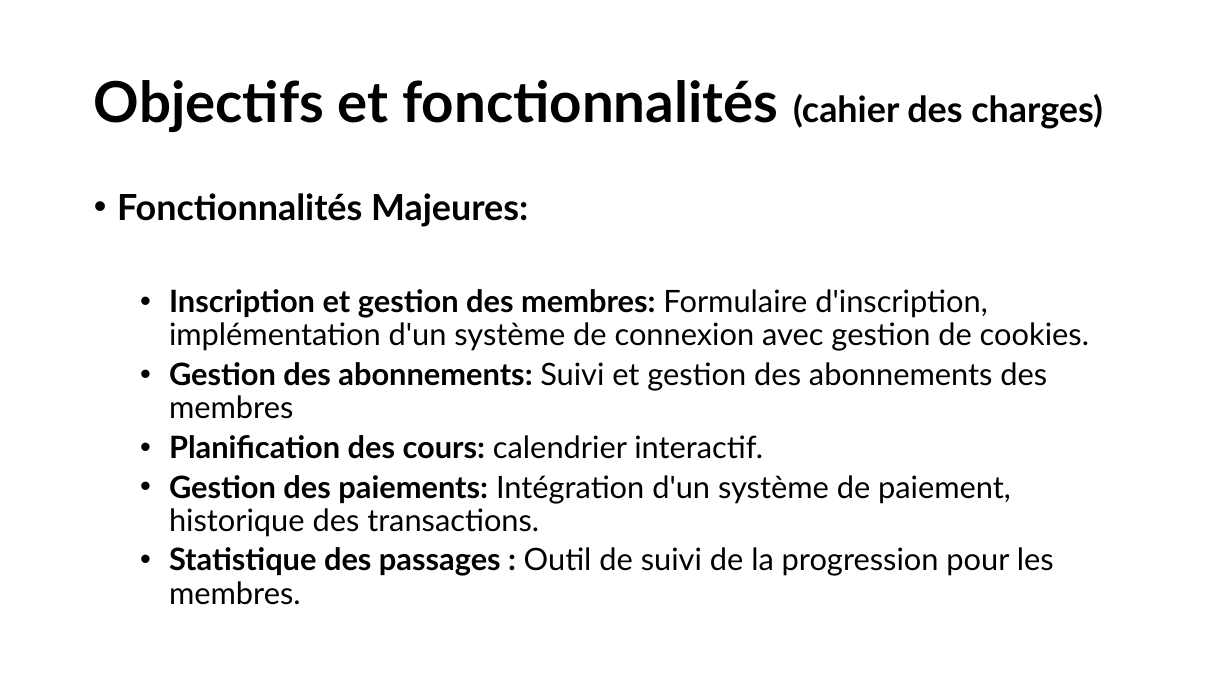
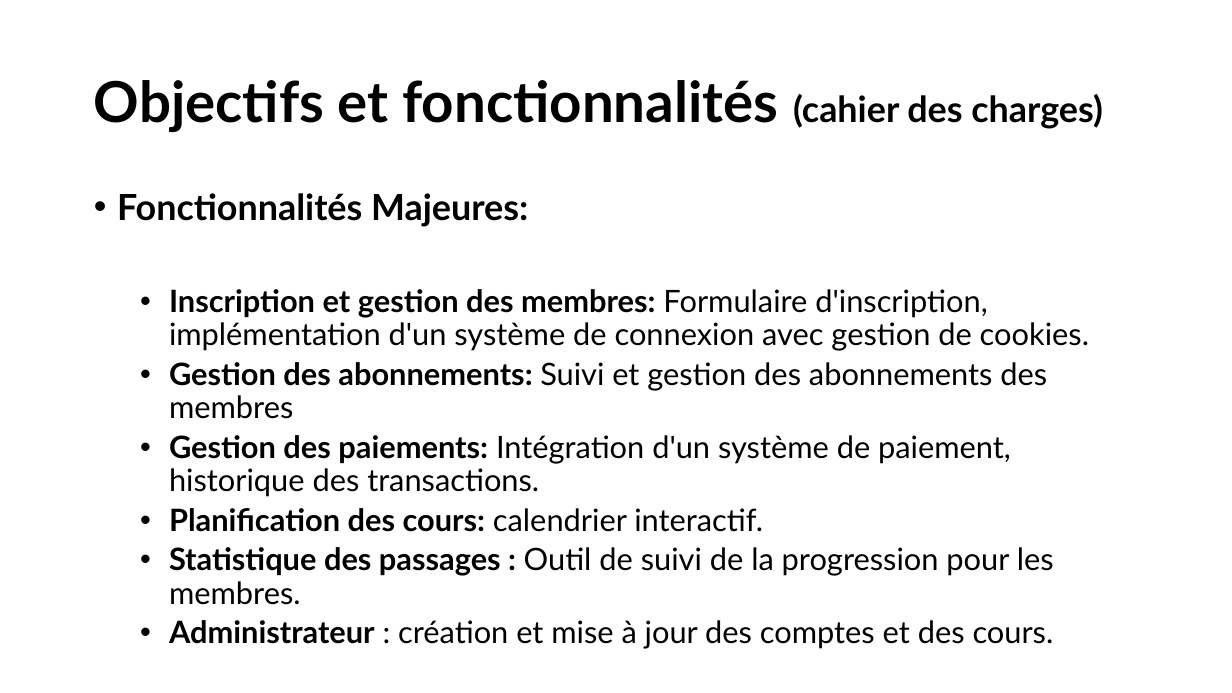
Before and after one commit to Theodrosrun/bdr-projet, a slide deck: slide 3 of Présentation.pptx. Drawn at 1232x693 pixels with LibreOffice and Linux fonts; fonts in the diff are those of the drawing. Boxes give left, top, right and bottom in pixels: in the first picture for what was removed or moved away, otherwise in the second. Text is boxed around its words. In the diff, an @@ line names an element or a change of style, - is before the commit and + after.

```diff
--- a/Présentation.pptx
+++ b/Présentation.pptx
@@ text at box(169, 435, 1011, 497): paragraph added @@
+  • Gestion des paiements: Intégration d'un système de paiement, historique des transactions.
@@ text at box(169, 475, 1011, 537): paragraph removed @@
-  • Gestion des paiements: Intégration d'un système de paiement, historique des transactions.
@@ text at box(169, 620, 1054, 649): paragraph added @@
+  • Administrateur : création et mise à jour des comptes et des cours.
```
Also in this commit, not shown: 5 other slides changed.
